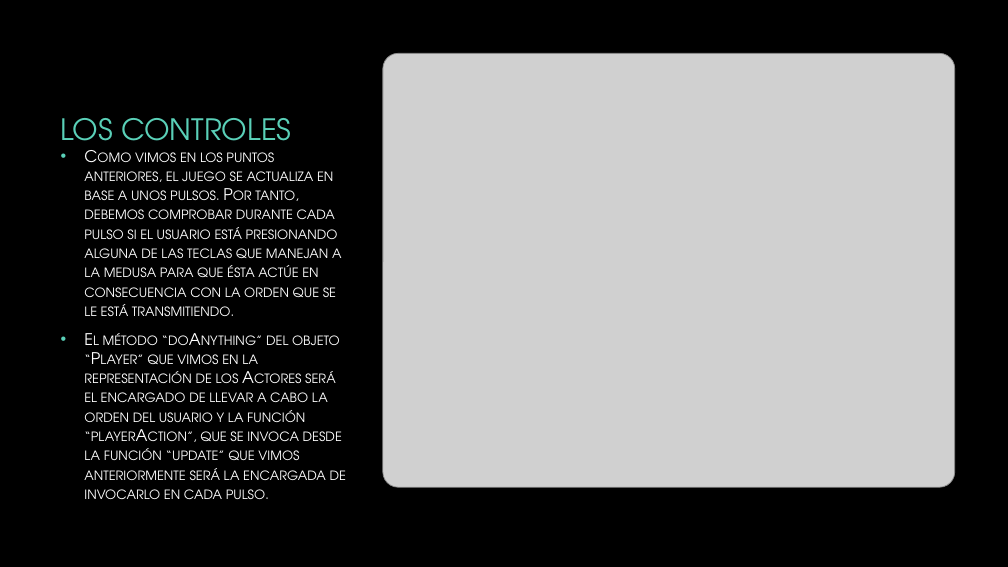
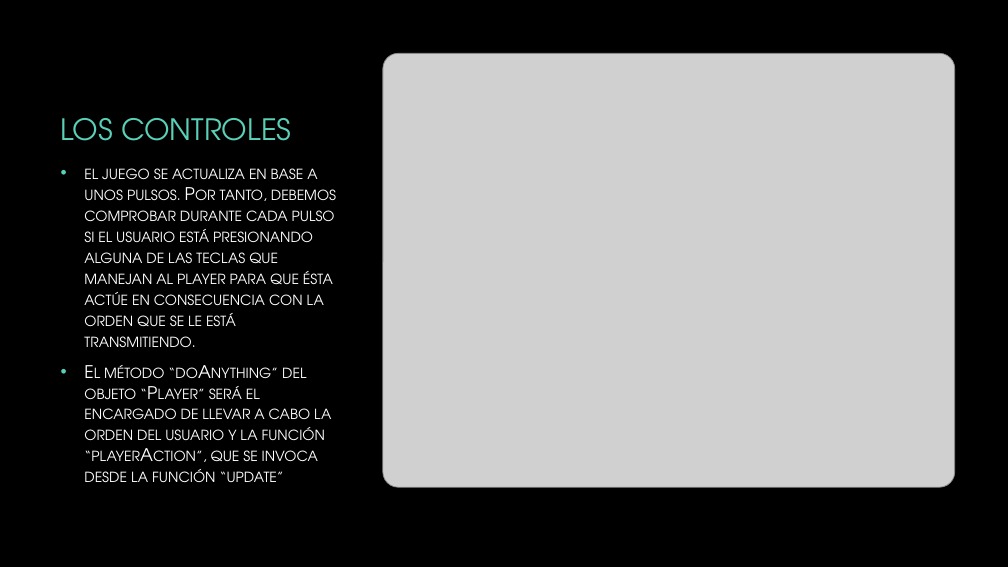
Before and after one commit to AlexGranda/Javascript, a slide deck: slide 8 of ProyectoIBim/Jueguito.pptx. Drawn at 1008x567 pixels with LibreOffice and Linux fonts; fonts in the diff are those of the drawing; grey boxes stand for pictures; background and template pictures are left out. Boxes give left, top, right and bottom in pixels: in the first picture for what was removed or moved away, otherwise in the second. Text is boxed around its words. In the diff, an @@ line names an element or a change of style, - is before the commit and + after.

Commit message:
Cambie algunas cosillas

```diff
--- a/ProyectoIBim/Jueguito.pptx
+++ b/ProyectoIBim/Jueguito.pptx
@@ text at (84, 168, 336, 482): text changed; size 15.3 to 16.6 pt @@
-• Como vimos en los puntos anteriores, el juego se actualiza en base a unos pulsos. Por tanto, debemos comprobar durante cada pulso si el usuario está presionando alguna de las teclas que manejan a la medusa para que ésta actúe en consecuencia con la orden que se le está transmitiendo.
-• El método “doAnything” del objeto “Player” que vimos en la representación de los Actores será el encargado de llevar a cabo la orden del usuario y la función “playerAction”, que se invoca desde la función “update” que vimos anteriormente será la encargada de invocarlo en cada pulso.
+• el juego se actualiza en base a unos pulsos. Por tanto, debemos comprobar durante cada pulso si el usuario está presionando alguna de las teclas que manejan al player para que ésta actúe en consecuencia con la orden que se le está transmitiendo.
+• El método “doAnything” del objeto “Player” será el encargado de llevar a cabo la orden del usuario y la función “playerAction”, que se invoca desde la función “update”
```
Also in this commit, not shown: 2 other slides changed.
